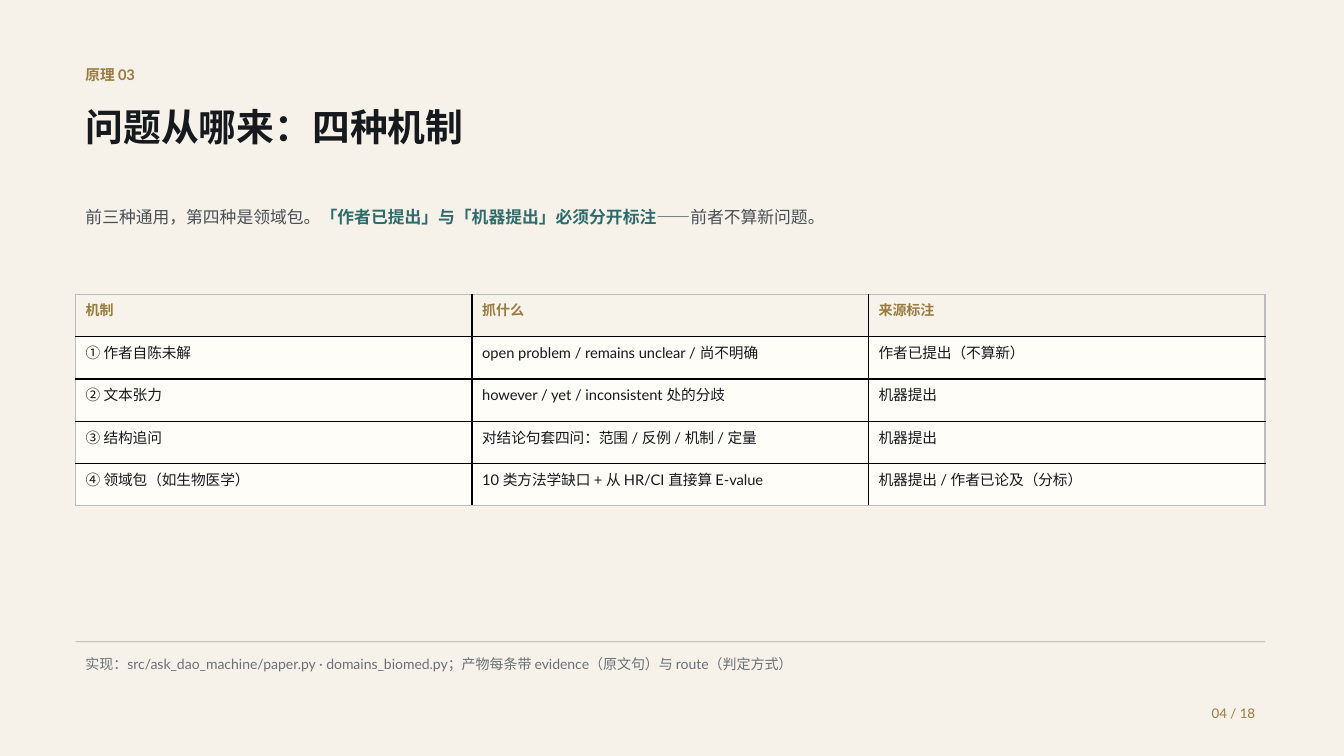
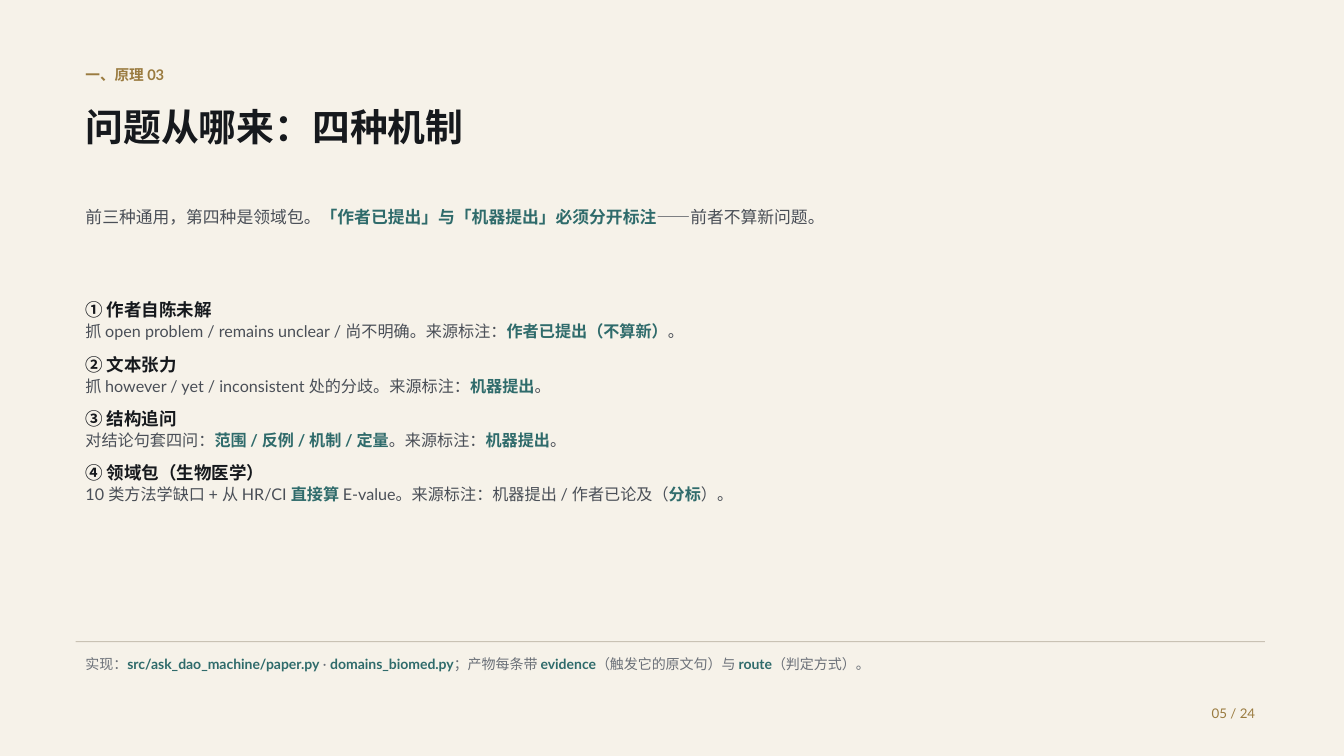
Before and after one commit to shikunpneg/ask-dao, a slide deck: slide 5 of docs/ppt/ask-dao-biomed-deck.pptx (slide 4 before the commit). Drawn at 1344x756 pixels with LibreOffice and Linux fonts; fonts in the diff are those of the drawing. Boxes give left, top, right and bottom in pixels: in the first picture for what was removed or moved away, otherwise in the second. Text is boxed around its words. In the diff, an @@ line names an element or a change of style, - is before the commit and + after.

Commit message:
PPT 按真实口径重做：真问句 + 新知识 + dao-v0.3 是提问微调模型（24 页）
用户指出三处我理解错了，已全部改到页面上：
1. 「真实的问题」要问句原文 —— 新增一页「机器提出的问题，长什么样」，
   三条方法学追问的 statement 直接从 out/biomed_demo/problems_paper.json 读，
   一字不改（spec 里不手写问句，防止复述走样）。
2. 「dao 模型在生物医学的实践」= dao-v 0.3 这个专门用来提问的微调模型，
   不是系统那一代。§3 重写为：RFT 后训练模型 + ModelScope studio 真实界面
   + 它现场生成的三个问句（原句）+ Holdout 0.7113 vs 0.6888（头对 3:2:7）
   + 两条能力边界（只做生物医学 / 只提问不判定）。
   原先「系统那一代」的内容（544 条 / 23 领域、15 进制裁决、想象路五步）
   移入 §4 扩展的实践。
3. 用用户给的三张真实图：studio 界面（§3）、系统架构图（§1）、道 logo（封面）。

封面按用户改写的文案重写（并修正「两种种」→「两种」）：
已有的 AI4S 生态擅长解决问题，但「问题从哪来」长期空缺。

新增 tools/deck_figs.py 里的白话版 E-value 图：不再画「HR vs E-value」两组条
让人自己对照，而是直接回答「要推翻这条结论，隐藏因素得多强」，
并把三条结论的强弱差别画出来（1.67 站得住 / 2.34 最稳 / 1.16 几乎站不住）。

正式交付文件改回规范名 docs/ppt/ask-dao-biomed-deck.{pptx,pdf}
（之前的 ask-dao-report.* 是 PowerPoint 占用时的临时名，已停止跟踪）。

```diff
--- a/docs/ppt/ask-dao-biomed-deck.pptx
+++ b/docs/ppt/ask-dao-biomed-deck.pptx
@@ text at <box>85,68,164,82</box>: text changed @@
-原理 03
+一、原理 03
@@ table removed at <box>76,294,1264,506</box>, 5 rows, 3 columns @@
-机制 | 抓什么 | 来源标注
-① 作者自陈未解 | open problem / remains unclear / 尚不明确 | 作者已提出（不算新）
-② 文本张力 | however / yet / inconsistent 处的分歧 | 机器提出
-③ 结构追问 | 对结论句套四问：范围 / 反例 / 机制 / 定量 | 机器提出
-④ 领域包（如生物医学） | 10 类方法学缺口 + 从 HR/CI 直接算 E-value | 机器提出 / 作者已论及（分标）
@@ text added at <box>85,301,733,502</box>, 11.5 pt, text #4A4F57 @@
+① 作者自陈未解
+抓 open problem / remains unclear / 尚不明确。来源标注：作者已提出（不算新）。
+② 文本张力
+抓 however / yet / inconsistent 处的分歧。来源标注：机器提出。
+③ 结构追问
+对结论句套四问：范围 / 反例 / 机制 / 定量。来源标注：机器提出。
+④ 领域包（生物医学）
+10 类方法学缺口 + 从 HR/CI 直接算 E-value。来源标注：机器提出 / 作者已论及（分标）。
@@ text at <box>85,657,870,672</box>: text changed; text colour #6B7078 to #2F6B6B; bold on @@
-实现：src/ask_dao_machine/paper.py · domains_biomed.py；产物每条带 evidence（原文句）与 route（判定方式）
+实现：src/ask_dao_machine/paper.py · domains_biomed.py；产物每条带 evidence（触发它的原文句）与 route（判定方式）。
@@ text at <box>1212,708,1255,718</box>: text changed @@
-04 / 18
+05 / 24
```
Also in this commit, not shown: 13 other slides changed, 10 slides added, 4 slides removed, 37 other files.
